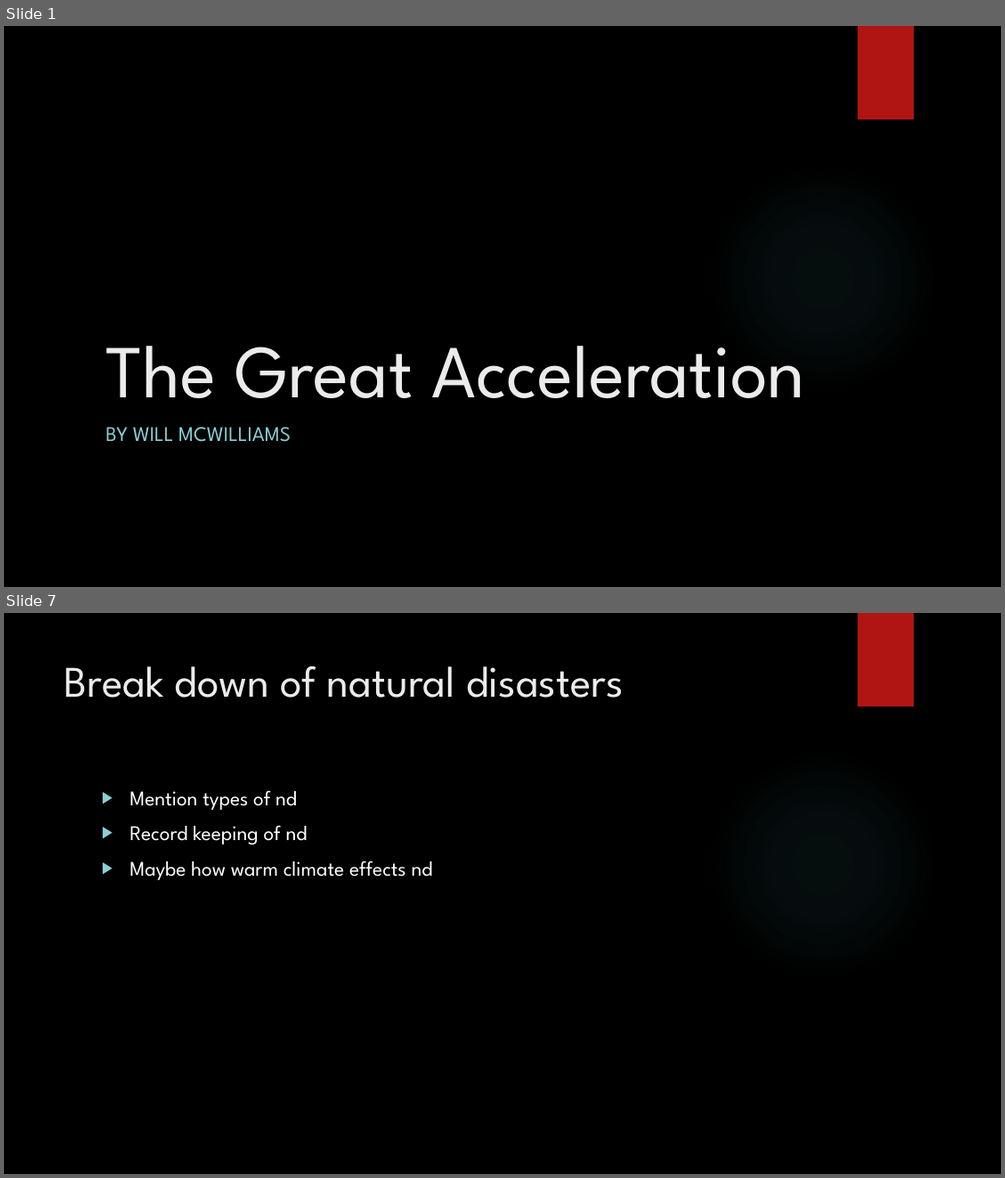
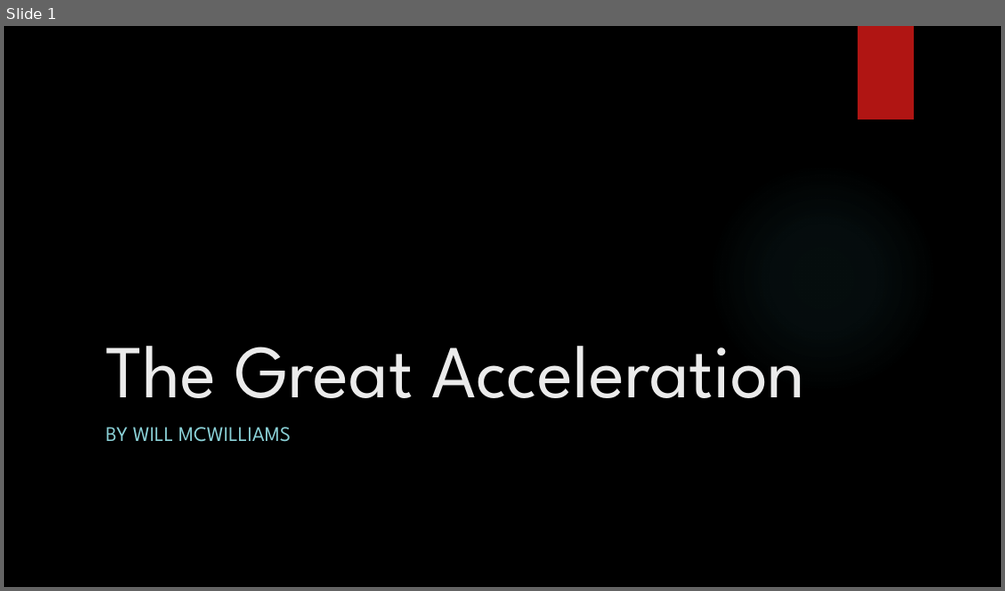
Before and after one commit to WMcWilliams15/NSS-Capstone, a slide deck: Power_Point/The Great Acceleration.pptx. Shown one above the other, each under a label of ours: slides 1 and 7 before the commit, slide 1 after it; the slides between them are not shown. The pictures are 1005x1178 and 1005x591 pixels, drawn with LibreOffice and Linux fonts; fonts in the diff are those of the drawing; background and template pictures are left out. Boxes give left, top, right and bottom in pixels: in the first picture for what was removed or moved away, otherwise in the second. Text is boxed around its words. In the diff, an @@ line names an element or a change of style, - is before the commit and + after.

```diff
--- a/Power_Point/The Great Acceleration.pptx
+++ b/Power_Point/The Great Acceleration.pptx
@@ slide 7 removed at [4, 613, 1001, 1174], background picture (left out); not listed: 2 template elements that a slide beside it also shows @@
@@ title removed at [65, 666, 623, 698] @@
-Break down of natural disasters
@@ text removed at [129, 790, 433, 880] @@
-▶ Mention types of nd
-▶ Record keeping of nd
-▶ Maybe how warm climate effects nd
```
Also in this commit, not shown: 9 slides changed, 5 slides added, 3 other slides removed, 2 other files.
